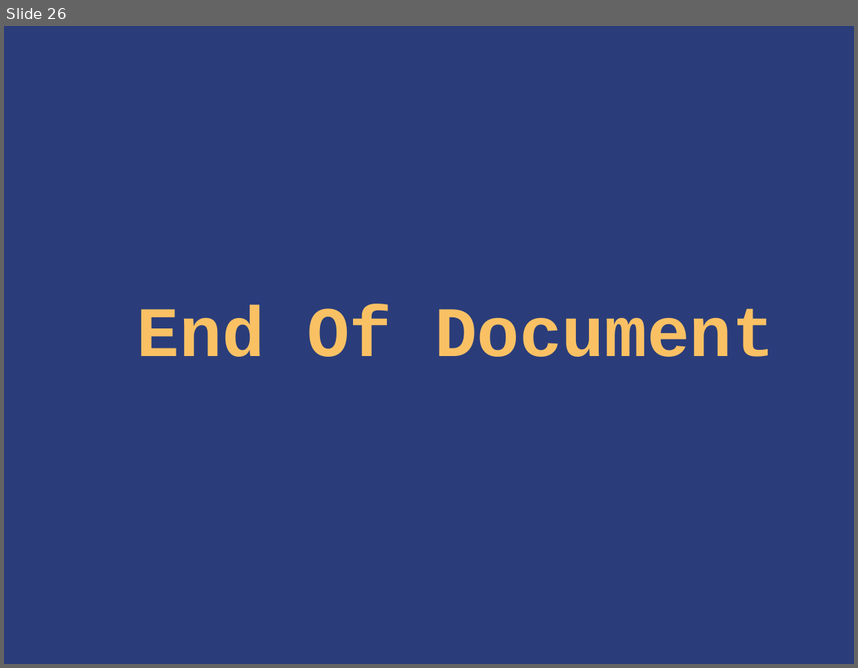
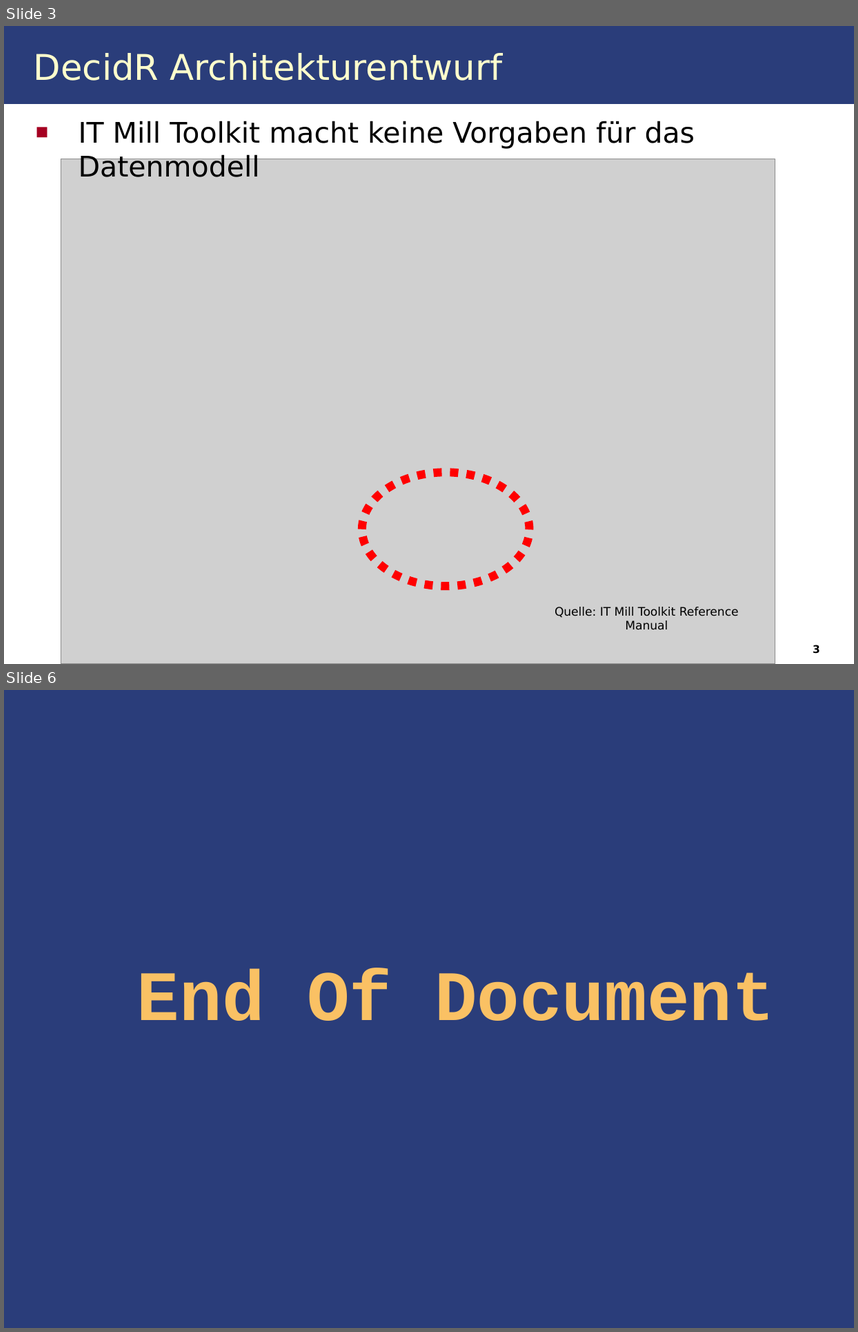
Before and after one commit to IAAS/decidr, a slide deck: docs/software-design/Entwurfspräsentation/Portal/Architektur.ppt. Shown one above the other, each under a label of ours: slide 26 before the commit, slides 3 and 6 after it; the slides between them are not shown. The pictures are 858x668 and 858x1332 pixels, drawn with LibreOffice and Linux fonts; fonts in the diff are those of the drawing; grey boxes stand for pictures. Boxes give left, top, right and bottom in pixels: in the first picture for what was removed or moved away, otherwise in the second. Text is boxed around its words. In the diff, an @@ line names an element or a change of style, - is before the commit and + after.

```diff
--- a/docs/software-design/Entwurfspräsentation/Portal/Architektur.ppt
+++ b/docs/software-design/Entwurfspräsentation/Portal/Architektur.ppt
@@ slide 3 added at [4,26,854,664], background #FFFFFF @@
@@ rectangle added at [4,26,854,104], fill #2A3D7A @@
@@ title added at [34,53,503,81], 30 pt, text #FFFFCC @@
+DecidR Architekturentwurf
@@ text added at [79,121,695,177], 24 pt, text #000000 @@
+■ IT Mill Toolkit macht keine Vorgaben für das Datenmodell
@@ picture added at [61,158,775,664] @@
@@ ellipse added at [362,472,529,586], outline #FF0000 7 pt dashed @@
@@ text added at [555,606,739,630], 10 pt, text #000000 @@
+Quelle: IT Mill Toolkit Reference Manual
@@ page number added at [813,644,820,653], 9 pt, text #000000, bold @@
+3
@@ what was slide 26 is now slide 6 @@
```
Also in this commit, not shown: 1 slide changed, 3 other slides added, 24 slides removed, 1 other file.
